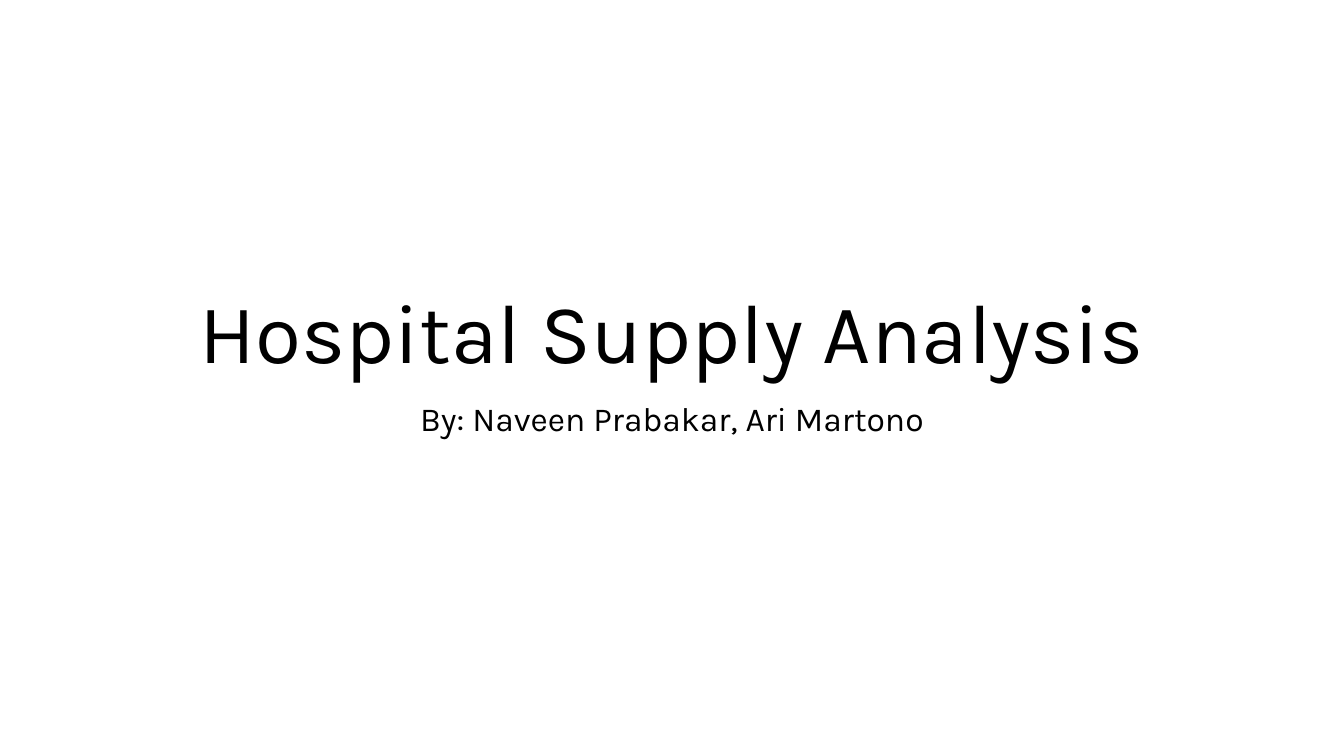
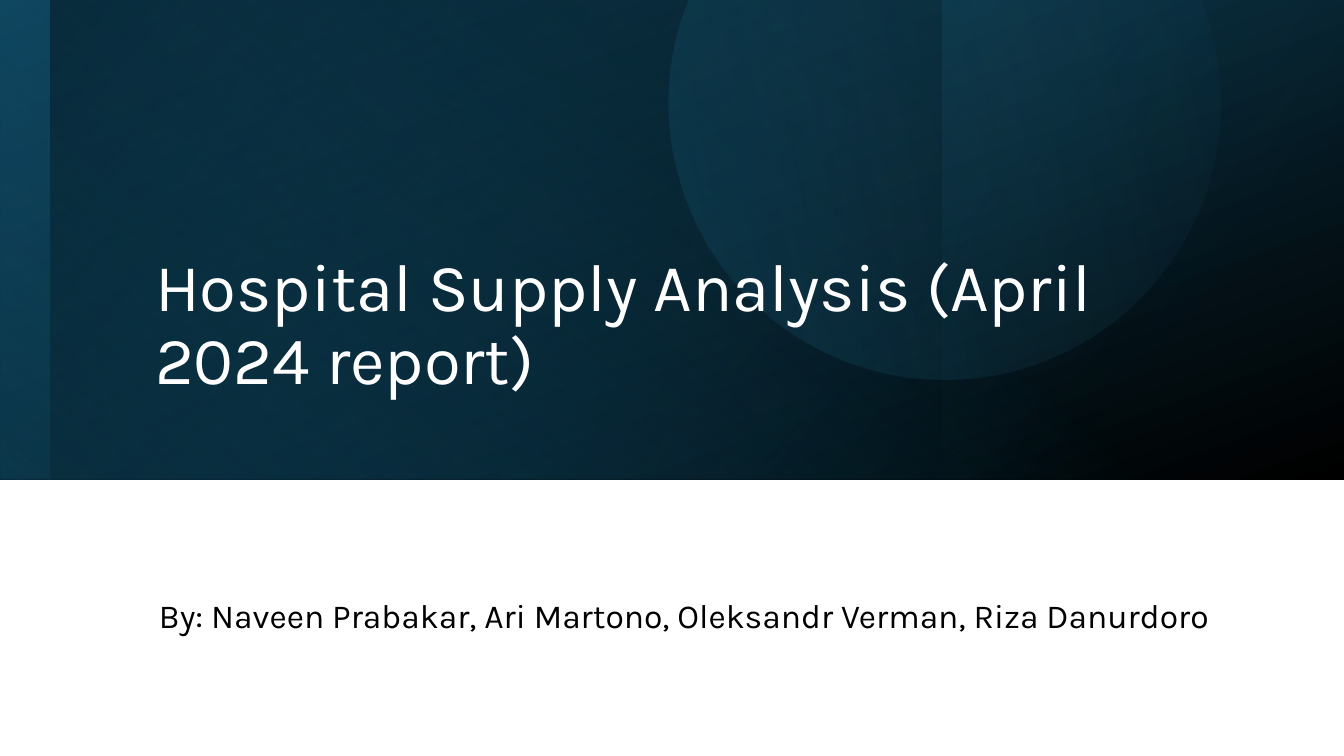
Before and after one commit to NaveenPrabakar/COVID-Data-Analysis, a slide deck: slide 1 of Hospital Supply Analysis.pptx. Drawn at 1344x756 pixels with LibreOffice and Linux fonts; fonts in the diff are those of the drawing. Boxes give left, top, right and bottom in pixels: in the first picture for what was removed or moved away, otherwise in the second. Text is boxed around its words. In the diff, an @@ line names an element or a change of style, - is before the commit and + after.

```diff
--- a/Hospital Supply Analysis.pptx
+++ b/Hospital Supply Analysis.pptx
@@ rectangle added at bbox=[0, 0, 1344, 480], fill gradient #104862 to #000000 @@
@@ rectangle added at bbox=[0, 0, 1343, 479], fill gradient #156082 to #104862 @@
@@ rectangle added at bbox=[0, 0, 942, 480], fill gradient #0B3041 to #000000 @@
@@ rectangle added at bbox=[49, 0, 1344, 480], fill gradient #156082 to #000000 @@
@@ freeform shape added at bbox=[572, 0, 1289, 477], fill gradient #156082 to #46B1E1 @@
@@ title at bbox=[155, 262, 1091, 400]: text changed; size 60 to 48 pt; text colour #000000 to #FFFFFF @@
-Hospital Supply Analysis
+Hospital Supply Analysis (April 2024 report)
@@ subtitle "By: Naveen Prabakar, Ari Martono, ..." at bbox=[159, 605, 1208, 637]: vertical alignment top to middle @@
@@ subtitle at bbox=[159, 605, 1208, 637]: text changed @@
-By: Naveen Prabakar, Ari Martono
+By: Naveen Prabakar, Ari Martono, Oleksandr Verman, Riza Danurdoro
```
Also in this commit, not shown: 18 slides added, 2 other files.
